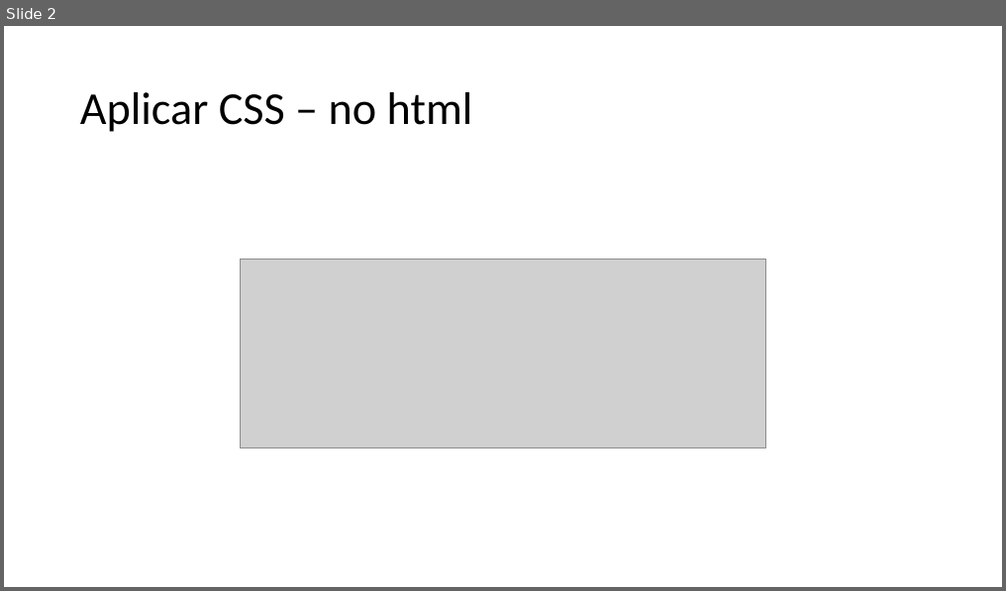
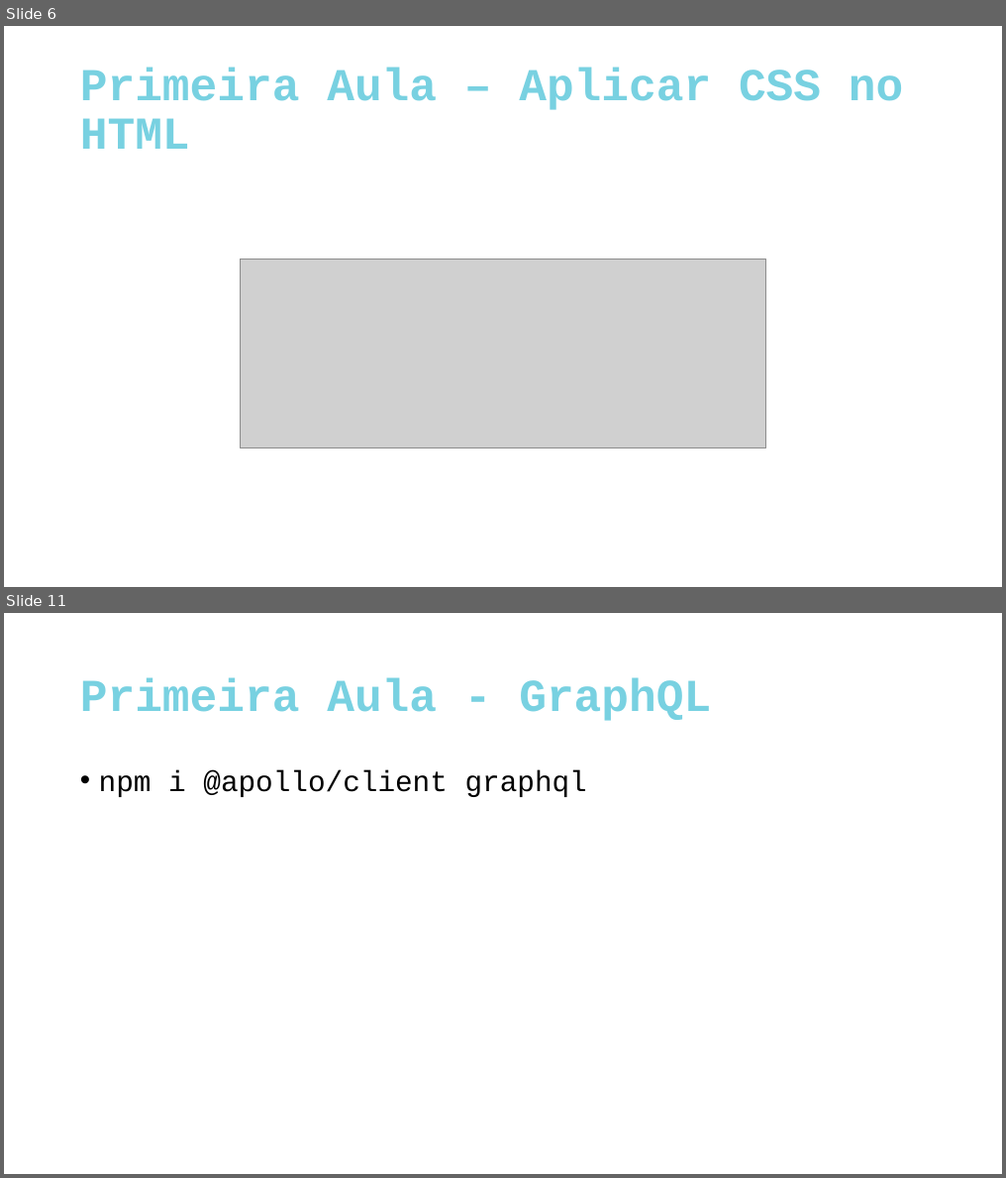
Before and after one commit to Lucas-Pontes-Soares/IgniteLab, a slide deck: src/AulasReact.pptx. Shown one above the other, each under a label of ours: slide 2 before the commit, slides 6 and 11 after it; the slides between them are not shown. The pictures are 1006x591 and 1006x1178 pixels, drawn with LibreOffice and Linux fonts; fonts in the diff are those of the drawing; grey boxes stand for pictures. Boxes give left, top, right and bottom in pixels: in the first picture for what was removed or moved away, otherwise in the second. Text is boxed around its words. In the diff, an @@ line names an element or a change of style, - is before the commit and + after.

Commit message:
Terminando a primeira aula

```diff
--- a/src/AulasReact.pptx
+++ b/src/AulasReact.pptx
@@ slide 11 added at <box>4,613,1002,1174</box>, background #FFFFFF @@
@@ title added at <box>80,679,711,721</box>, 44 pt, text #78D1E1, bold @@
+Primeira Aula - GraphQL
@@ text added at <box>99,770,587,797</box>, 28 pt, text #000000 @@
+• npm i @apollo/client graphql
@@ what was slide 2 is now slide 6 @@
@@ slide 6 changed as well @@
@@ title at <box>80,68,903,149</box>: text changed; font Calibri to Courier New; text colour #000000 to #78D1E1; bold on @@
-Aplicar CSS – no html
+Primeira Aula – Aplicar CSS no HTML
```
Also in this commit, not shown: 1 other slide changed, 10 other slides added, 1 slide removed, 7 other files.
